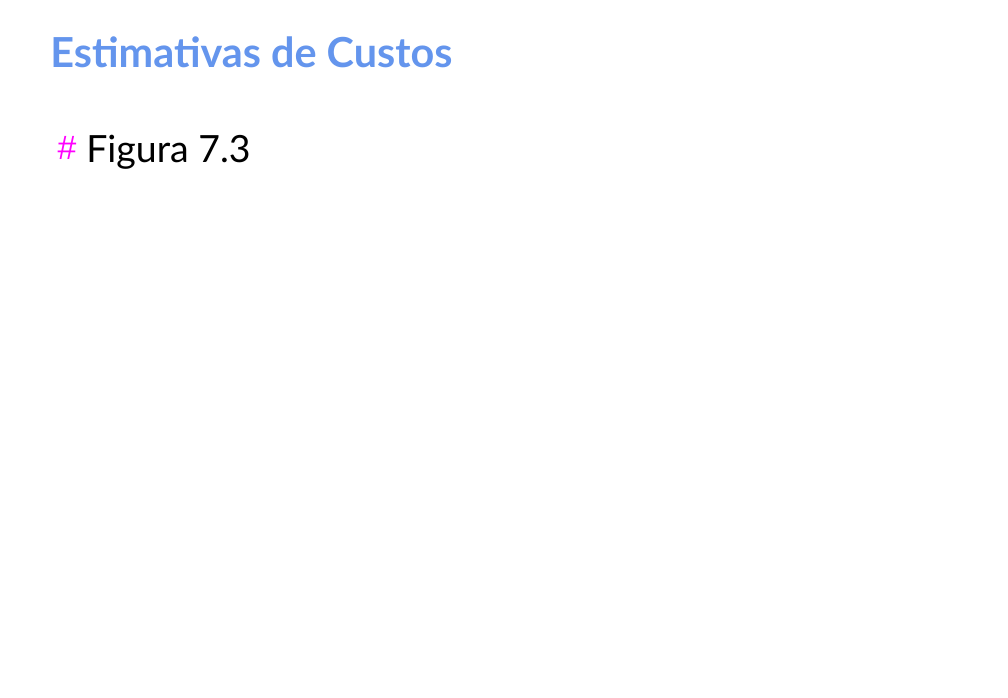
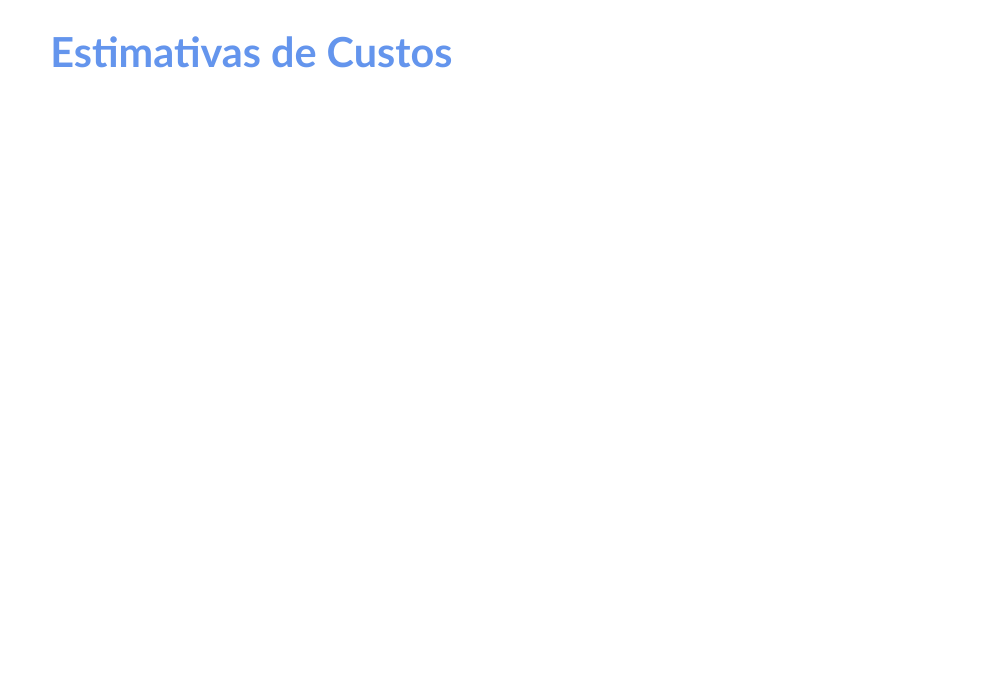
Before and after one commit to gomesluiz/gestao-de-projetos, a slide deck: slide 51 of aulas/project-aula-02.odp (slide 54 before the commit). Drawn at 1008x698 pixels with LibreOffice and Linux fonts; fonts in the diff are those of the drawing. Boxes give left, top, right and bottom in pixels: in the first picture for what was removed or moved away, otherwise in the second. Text is boxed around its words. In the diff, an @@ line names an element or a change of style, - is before the commit and + after.

```diff
--- a/aulas/project-aula-02.odp
+++ b/aulas/project-aula-02.odp
@@ text removed at box(86, 134, 250, 169) @@
-# Figura 7.3
```
Also in this commit, not shown: 4 other slides changed, 16 slides added.
